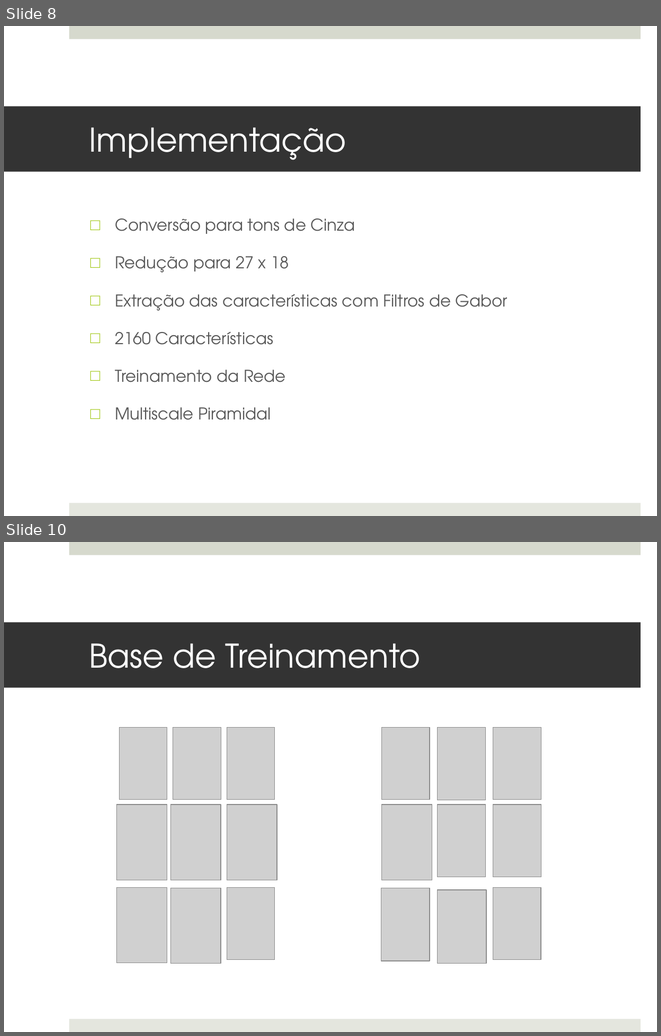
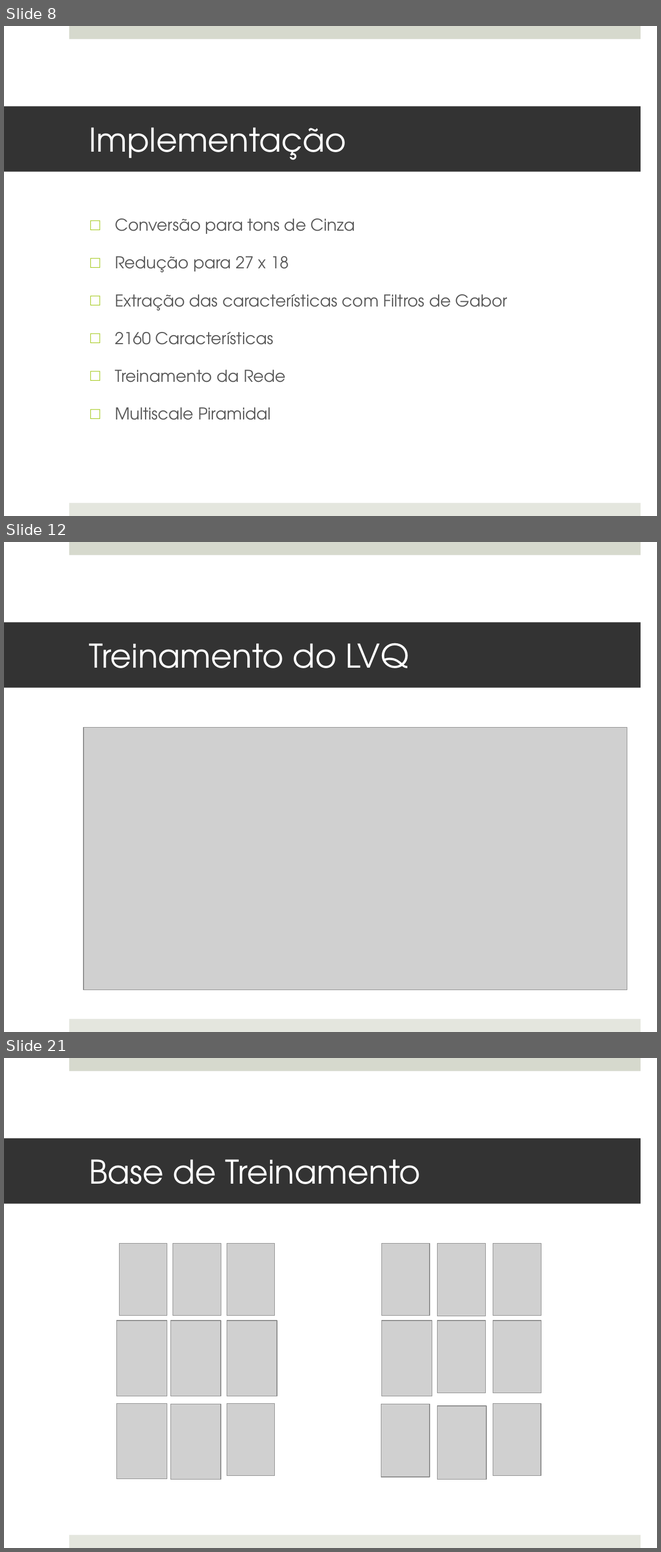
Before and after one commit to MarioBajr/Redes-Neurais, a slide deck: projeto PI.pptx. Shown one above the other, each under a label of ours: slides 8 and 10 before the commit, slides 8, 12 and 21 after it; the slides between them are not shown. The pictures are 661x1036 and 661x1552 pixels, drawn with LibreOffice and Linux fonts; fonts in the diff are those of the drawing; grey boxes stand for pictures. Boxes give left, top, right and bottom in pixels: in the first picture for what was removed or moved away, otherwise in the second. Text is boxed around its words. In the diff, an @@ line names an element or a change of style, - is before the commit and + after.

```diff
--- a/projeto PI.pptx
+++ b/projeto PI.pptx
@@ slide 12 added at (4,542,657,1032), background #FFFFFF; not listed: 2 template elements that a slide beside it also shows @@
@@ title added at (4,623,641,688), fill #333333, 36 pt, text #FFFFFF @@
+Treinamento do LVQ
@@ picture added at (84,728,627,989) @@
@@ what was slide 10 is now slide 21 @@
```
Also in this commit, not shown: 3 slides changed, 10 other slides added, 3 other files.
